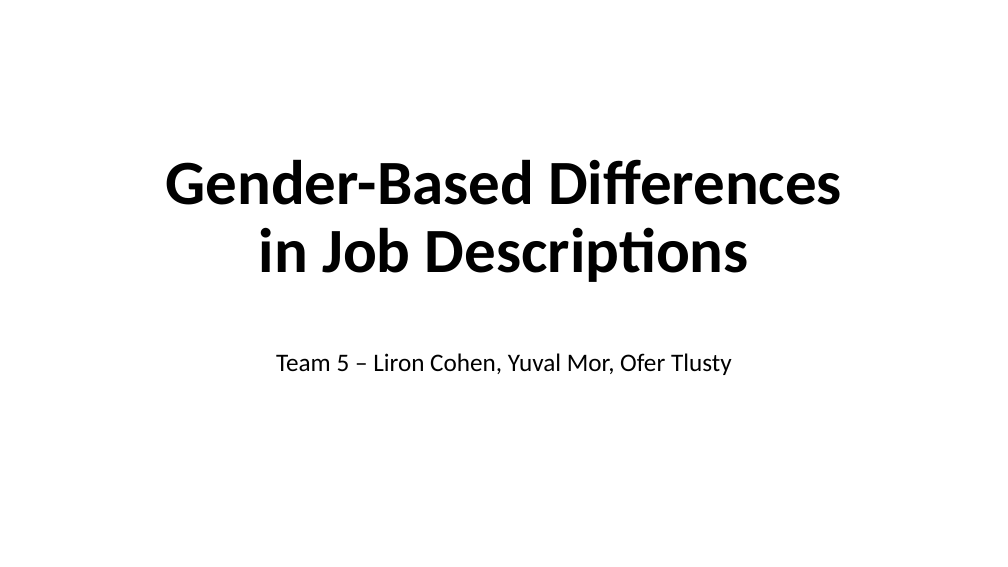
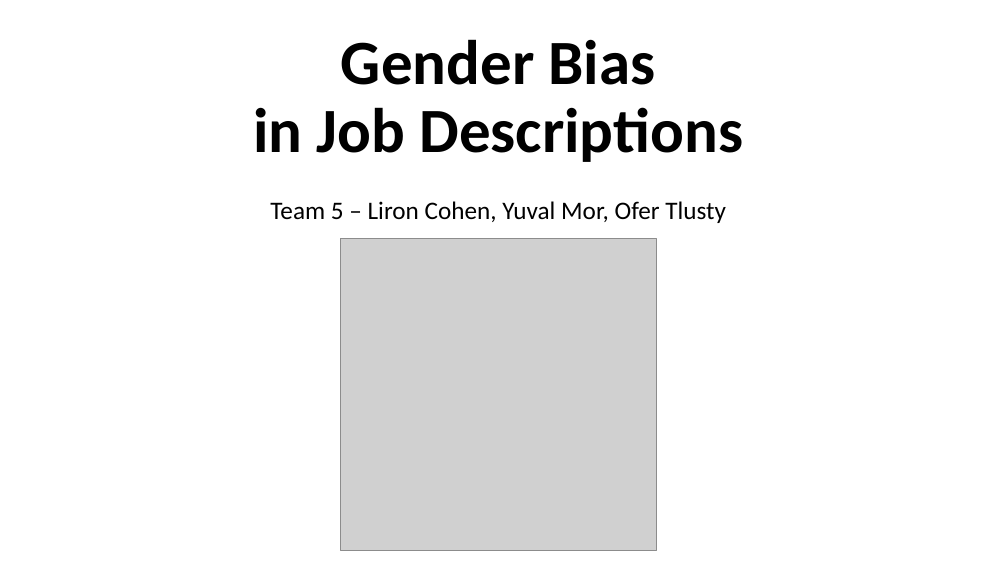
Before and after one commit to lironcohen8/Gender_Bias_in_Job_Descriptions, a slide deck: slide 1 of final presentation/Final presentation Team 5.pptx. Drawn at 1008x567 pixels with LibreOffice and Linux fonts; fonts in the diff are those of the drawing; grey boxes stand for pictures; background and template pictures are left out. Boxes give left, top, right and bottom in pixels: in the first picture for what was removed or moved away, otherwise in the second. Text is boxed around its words. In the diff, an @@ line names an element or a change of style, - is before the commit and + after.

```diff
--- a/final presentation/Final presentation Team 5.pptx
+++ b/final presentation/Final presentation Team 5.pptx
@@ title at [253,39,743,162]: text changed @@
-Gender-Based Differences
-in Job Descriptions
+Gender Bias
+in Job Descriptions
@@ subtitle "Team 5 – Liron Cohen, ...": place and size @@
-subtitle "Team 5 – Liron Cohen, ..." at [276,353,732,375]
+subtitle "Team 5 – Liron Cohen, ..." at [270,201,726,223]
@@ picture added at [341,238,656,550] @@
```
Also in this commit, not shown: 1 other slide changed, 4 other files.
